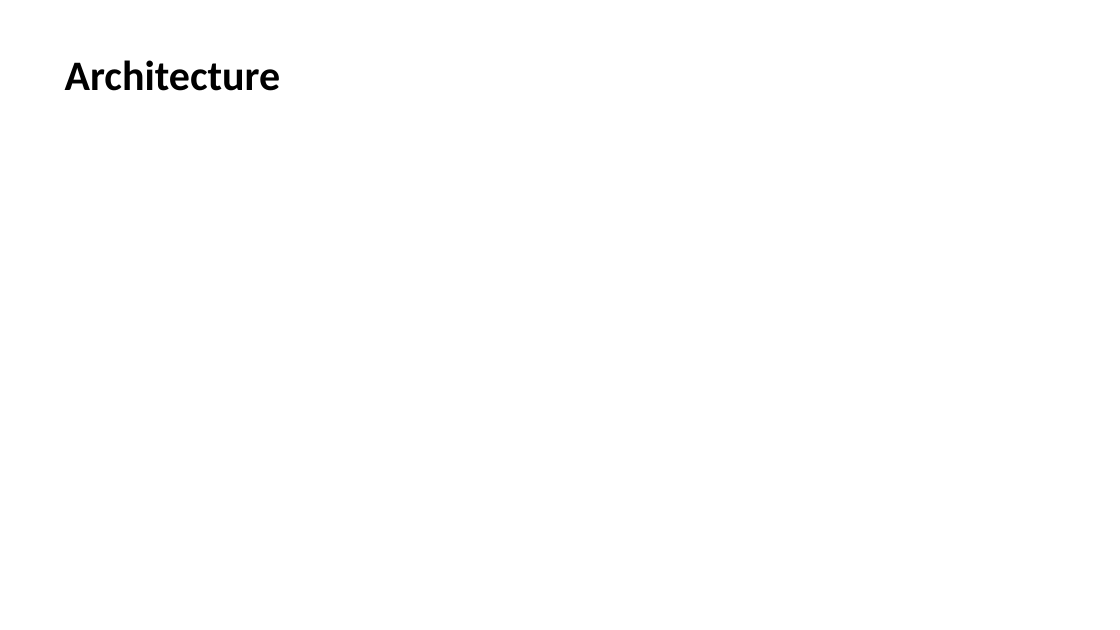
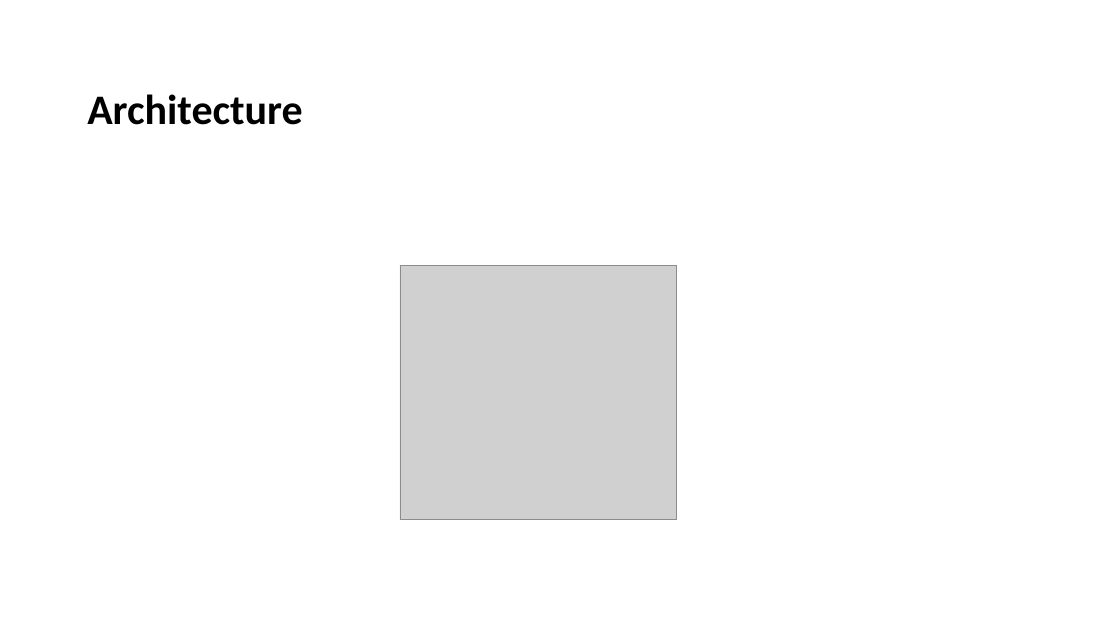
Before and after one commit to ewfx/gaied-0-bytes, a slide deck: slide 5 of artifacts/demo/0_Bytes_SlideOverview.pptx. Drawn at 1120x630 pixels with LibreOffice and Linux fonts; fonts in the diff are those of the drawing; grey boxes stand for pictures. Boxes give left, top, right and bottom in pixels: in the first picture for what was removed or moved away, otherwise in the second. Text is boxed around its words. In the diff, an @@ line names an element or a change of style, - is before the commit and + after.

Commit message:
ppt
ppt

```diff
--- a/artifacts/demo/0_Bytes_SlideOverview.pptx
+++ b/artifacts/demo/0_Bytes_SlideOverview.pptx
@@ title "Architecture": place and size @@
-title "Architecture" at bbox=[65, 60, 280, 91]
+title "Architecture" at bbox=[87, 94, 302, 125]
@@ picture added at bbox=[400, 266, 677, 520] @@
```
